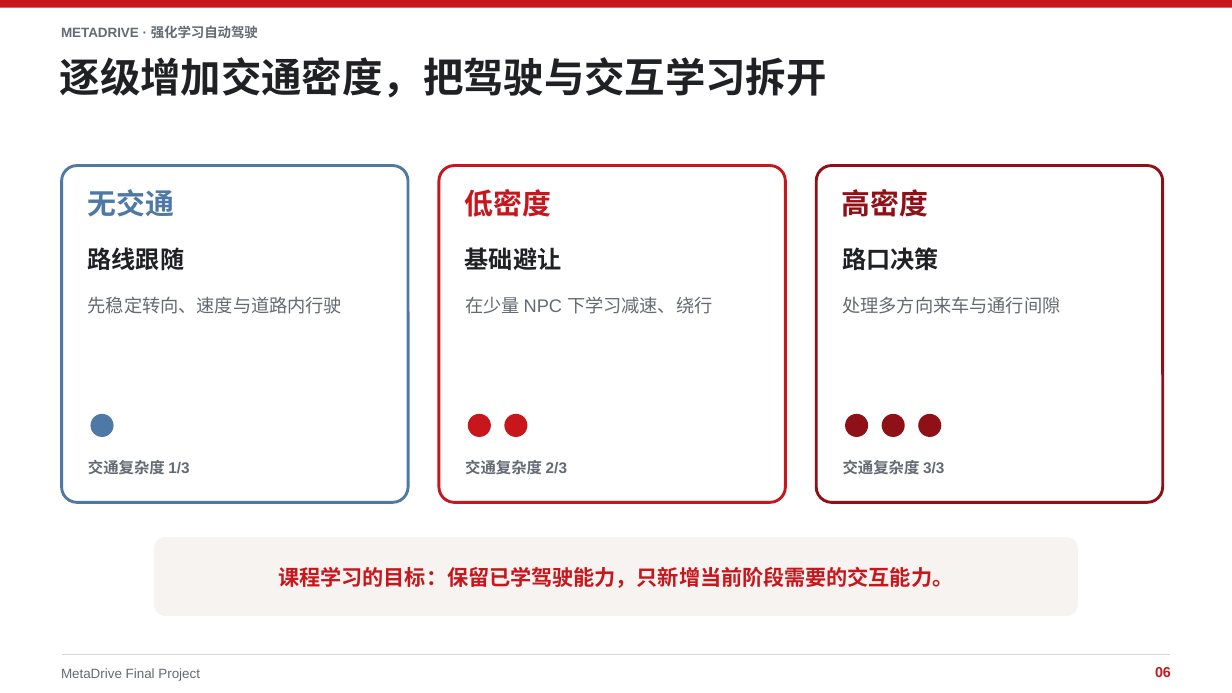
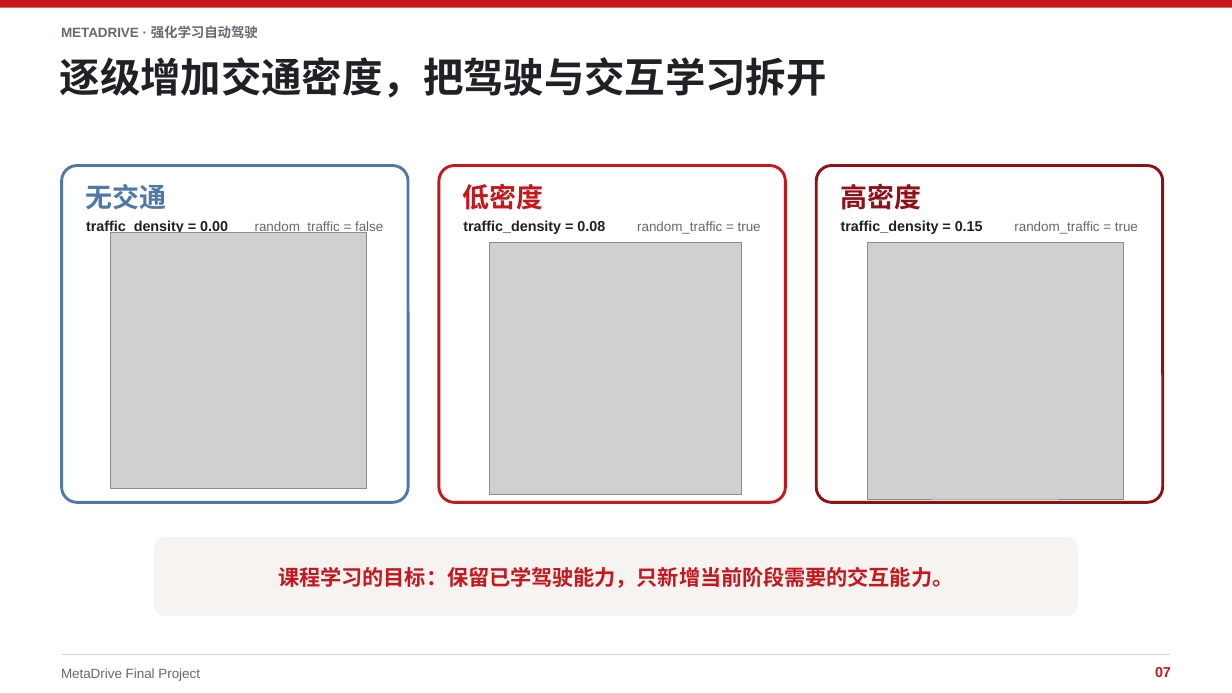
Before and after one commit to xiaoli11155/MetaDrive-FinalProject, a slide deck: slide 7 of ppt/MetaDrive_强化学习自动驾驶_最终汇报.pptx (slide 6 before the commit). Drawn at 1232x693 pixels with LibreOffice and Linux fonts; fonts in the diff are those of the drawing; grey boxes stand for pictures. Boxes give left, top, right and bottom in pixels: in the first picture for what was removed or moved away, otherwise in the second. Text is boxed around its words. In the diff, an @@ line names an element or a change of style, - is before the commit and + after.

```diff
--- a/ppt/MetaDrive_强化学习自动驾驶_最终汇报.pptx
+++ b/ppt/MetaDrive_强化学习自动驾驶_最终汇报.pptx
@@ size 22.5 to 21 pt in 3 elements at bbox=[86, 184, 167, 210], bbox=[463, 184, 544, 210], bbox=[840, 184, 921, 210] @@
@@ picture added at bbox=[110, 232, 366, 488] @@
@@ group added at bbox=[86, 219, 1138, 234]: 6 texts @@
+traffic_density = 0.00
+random_traffic = false
+traffic_density = 0.08
+random_traffic = true
+traffic_density = 0.15
+random_traffic = true
@@ picture added at bbox=[490, 243, 741, 494] @@
@@ picture added at bbox=[868, 243, 1124, 499] @@
@@ group removed at bbox=[88, 247, 1060, 474]: 9 texts, 6 ellipses @@
-路线跟随
-先稳定转向、速度与道路内行驶
-交通复杂度 1/3
-基础避让
-在少量 NPC 下学习减速、绕行
-交通复杂度 2/3
-路口决策
-处理多方向来车与通行间隙
-交通复杂度 3/3
@@ text at bbox=[1155, 667, 1171, 677]: text changed @@
-06
+07
```
Also in this commit, not shown: 11 other slides changed, 3 slides added.
